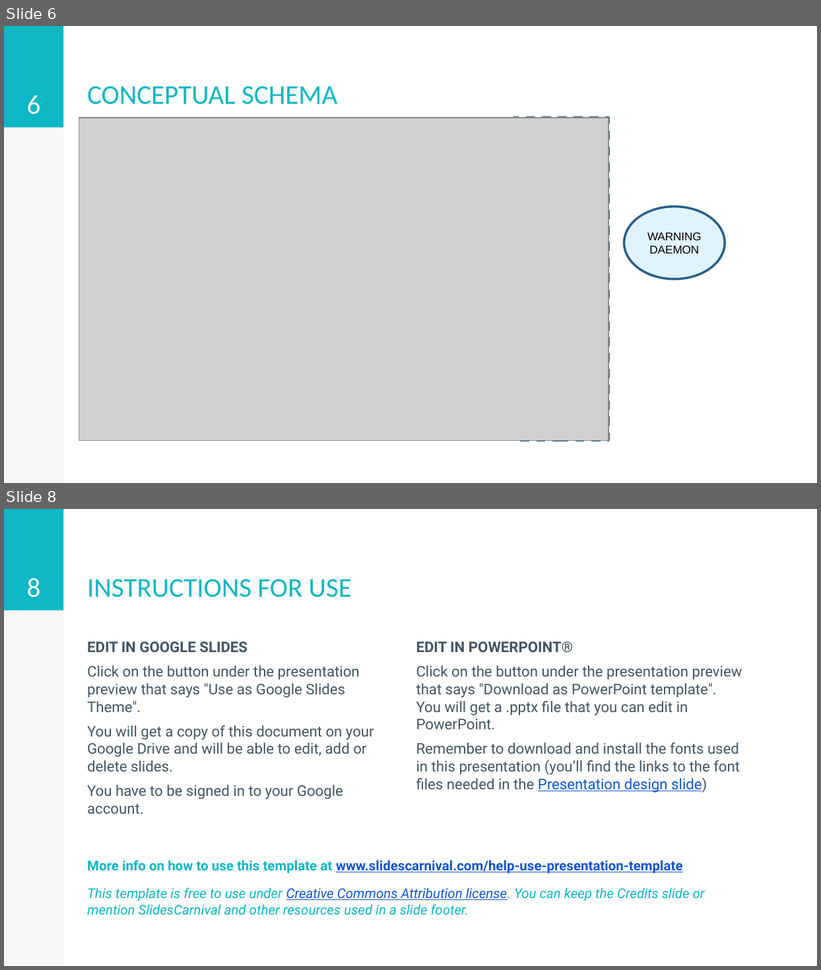
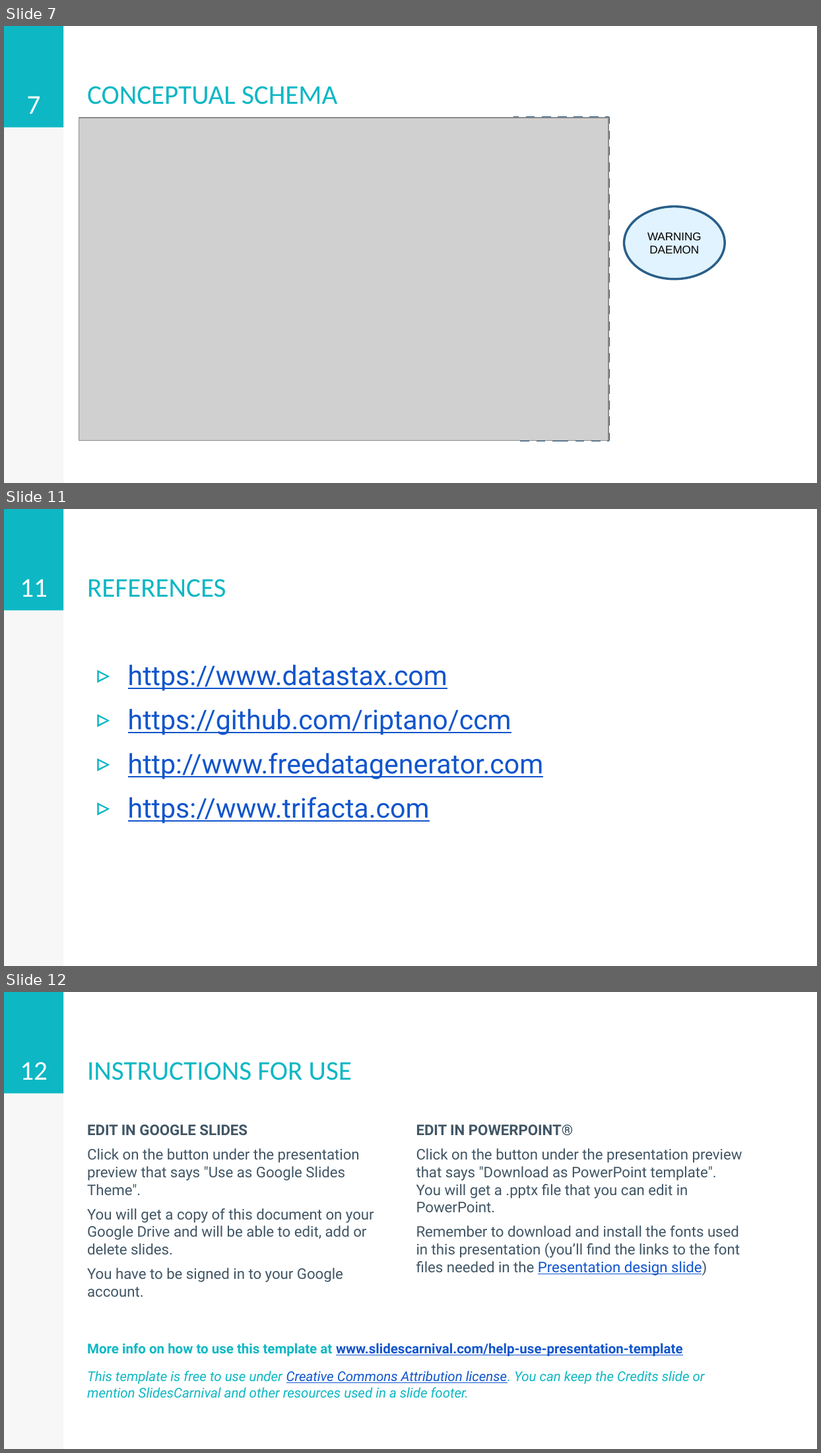
Before and after one commit to stefano-rebora/ADM_Project_2017-2018, a slide deck: documents/project_presentation.pptx. Shown one above the other, each under a label of ours: slides 6 and 8 before the commit, slides 7, 11 and 12 after it; the slides between them are not shown. The pictures are 821x970 and 821x1453 pixels, drawn with LibreOffice and Linux fonts; fonts in the diff are those of the drawing; grey boxes stand for pictures. Boxes give left, top, right and bottom in pixels: in the first picture for what was removed or moved away, otherwise in the second. Text is boxed around its words. In the diff, an @@ line names an element or a change of style, - is before the commit and + after.

```diff
--- a/documents/project_presentation.pptx
+++ b/documents/project_presentation.pptx
@@ slide 11 added at (x1=4, y1=509, x2=817, y2=966), background #FFFFFF; not listed: 2 template elements that a slide beside it also shows @@
@@ page number added at (x1=20, y1=579, x2=48, y2=597), 24 pt, text #FFFFFF @@
+11
@@ title added at (x1=87, y1=579, x2=226, y2=597), 24 pt, text #0DB7C4 @@
+REFERENCES
@@ text added at (x1=128, y1=665, x2=544, y2=824), 24 pt, text #1155CC, underline @@
+▹ https://www.datastax.com
+▹ https://github.com/riptano/ccm
+▹ http://www.freedatagenerator.com
+▹ https://www.trifacta.com
@@ what was slide 6 is now slide 7 @@
@@ page number at (x1=27, y1=96, x2=41, y2=114): text changed @@
-6
+7
@@ what was slide 8 is now slide 12 @@
@@ page number at (x1=20, y1=1062, x2=48, y2=1080): text changed @@
-8
+12
```
Also in this commit, not shown: 13 slides changed, 3 other slides added, 1 slide removed.
